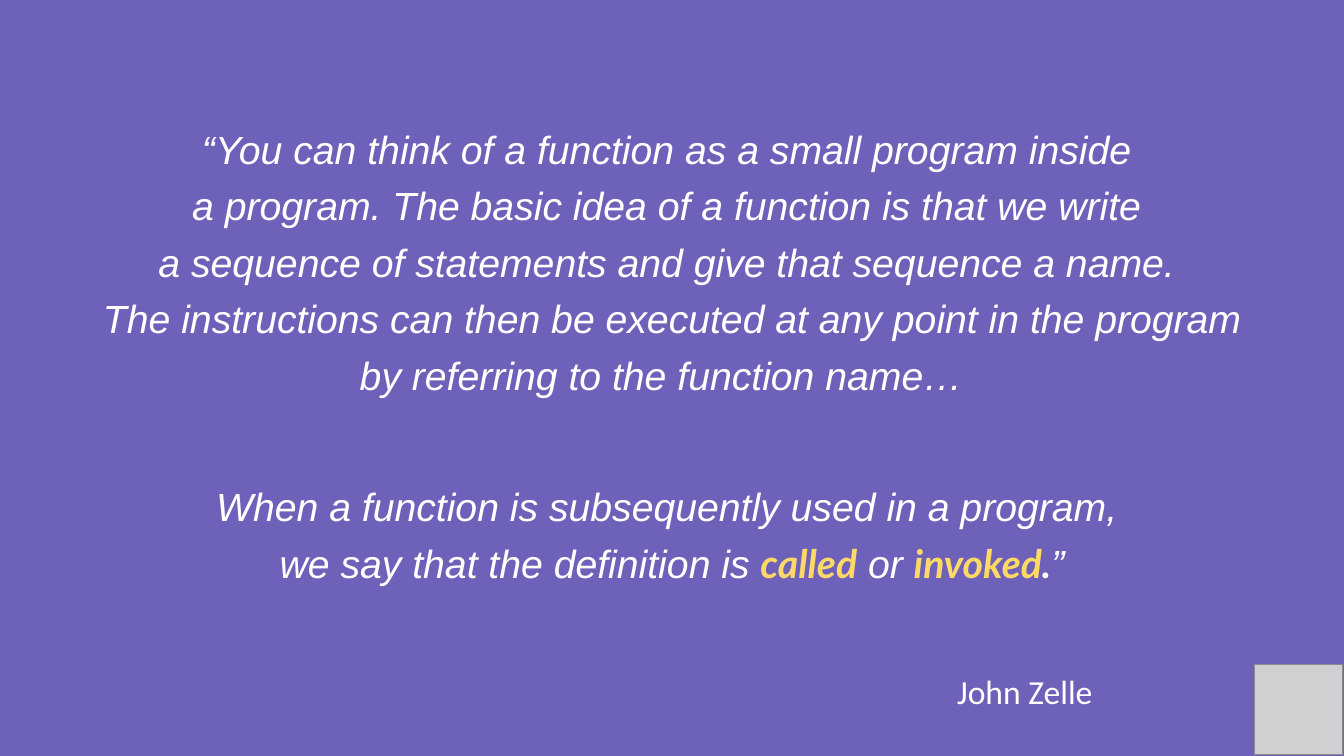
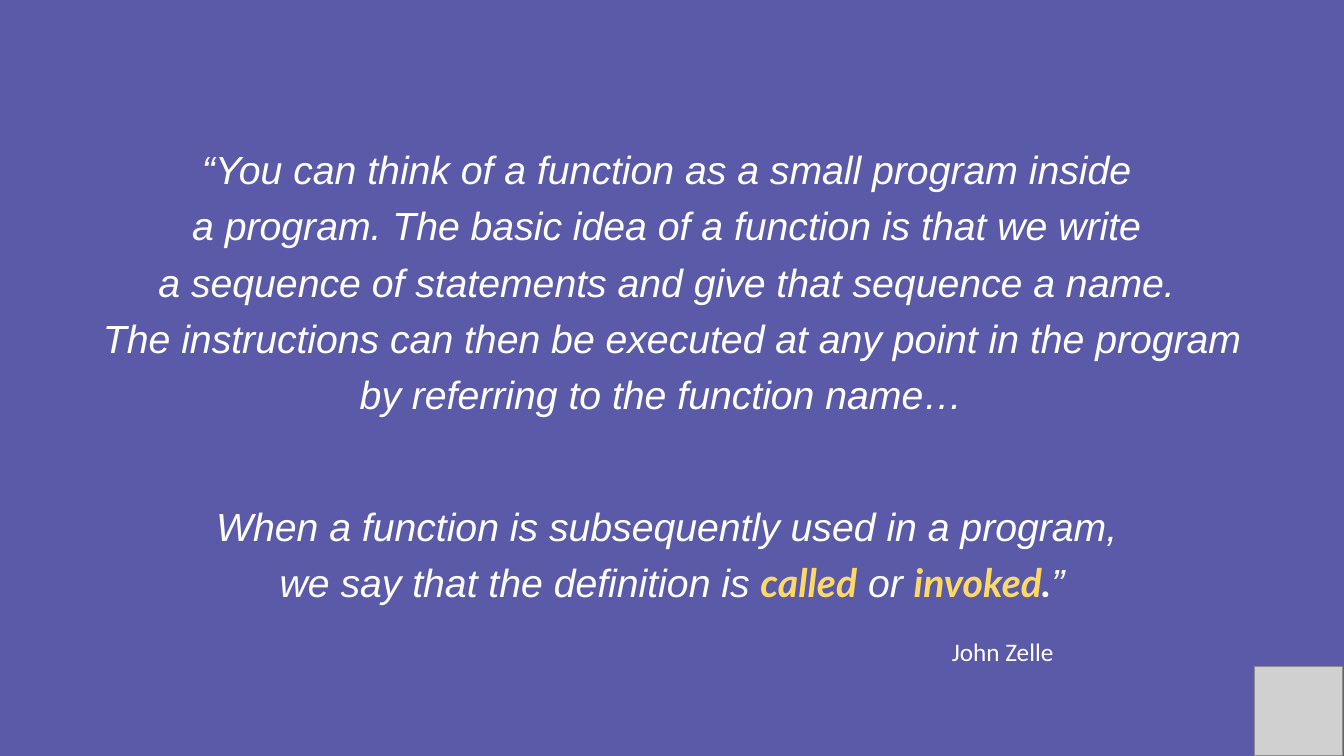
Before and after one commit to PracticumAI/python, a slide deck: slide 2 of presentations/03_functions.pptx. Drawn at 1344x756 pixels with LibreOffice and Linux fonts; fonts in the diff are those of the drawing; grey boxes stand for pictures. Boxes give left, top, right and bottom in pixels: in the first picture for what was removed or moved away, otherwise in the second. Text is boxed around its words. In the diff, an @@ line names an element or a change of style, - is before the commit and + after.

Commit message:
Updated functions .pptx to new color palette.

```diff
--- a/presentations/03_functions.pptx
+++ b/presentations/03_functions.pptx
@@ background #6E61BA to #5A5AA8 @@
@@ text "“You can think of a ...": place and size @@
-text "“You can think of a ..." at box(103, 135, 1241, 704)
+text "“You can think of a ..." at box(103, 155, 1241, 661)
@@ text at box(952, 643, 1053, 661): size 24 to 18 pt in "John Zelle" @@
```
Also in this commit, not shown: 16 other slides changed.
